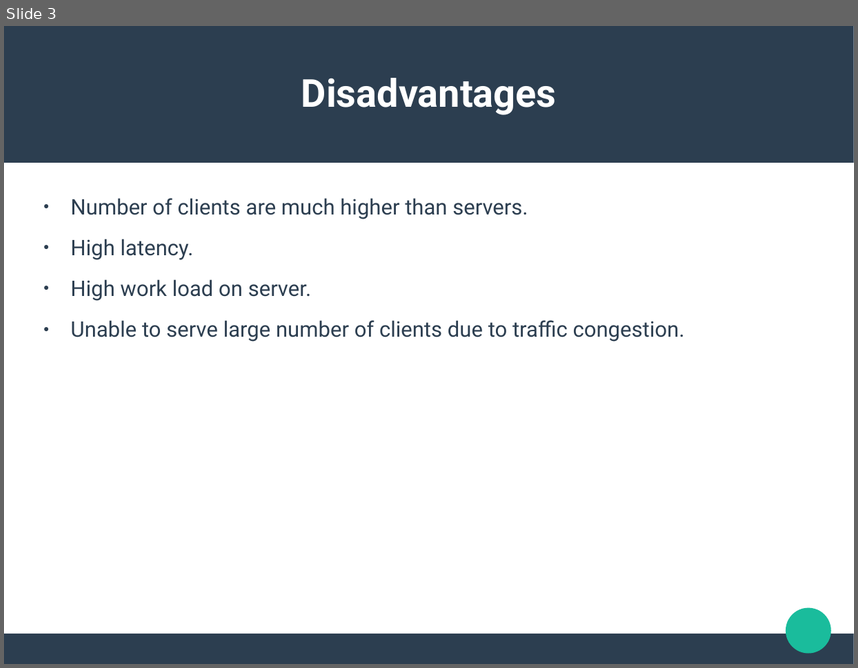
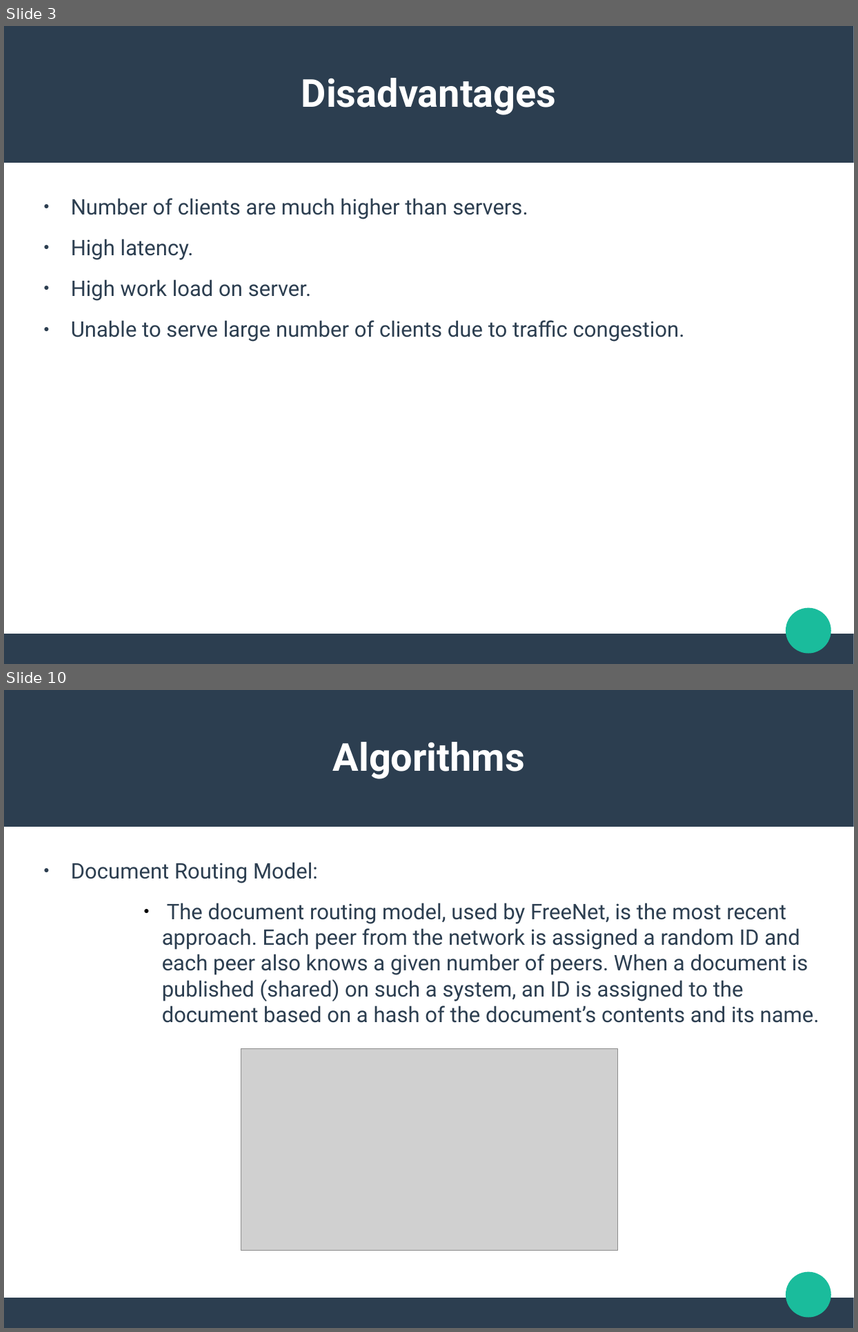
Before and after one commit to ishanjoshi02/TeSeminar, a slide deck: Presentation/Neeraj/Presentation.pptx. Shown one above the other, each under a label of ours: slide 3 before the commit, slides 3 and 10 after it; the slides between them are not shown. The pictures are 858x668 and 858x1332 pixels, drawn with LibreOffice and Linux fonts; fonts in the diff are those of the drawing; grey boxes stand for pictures. Boxes give left, top, right and bottom in pixels: in the first picture for what was removed or moved away, otherwise in the second. Text is boxed around its words. In the diff, an @@ line names an element or a change of style, - is before the commit and + after.

```diff
--- a/Presentation/Neeraj/Presentation.pptx
+++ b/Presentation/Neeraj/Presentation.pptx
@@ slide 10 added at [4, 690, 854, 1328], background #FFFFFF; not listed: 3 template elements that a slide beside it also shows @@
@@ text added at [333, 742, 525, 779], 36 pt, text #FFFFFF, bold @@
+Algorithms
@@ text added at [71, 862, 820, 1023], 20 pt, text #2C3E50 @@
+● Document Routing Model:
+            ● The document routing model, used by FreeNet, is the most recent approach. Each peer from the network is assigned a random ID and each peer also knows a given number of peers. When a document is published (shared) on such a system, an ID is assigned to the document based on a hash of the document’s contents and its name.
@@ picture added at [241, 1049, 618, 1250] @@
```
Also in this commit, not shown: 2 slides changed, 6 other slides added, 2 slides removed, 8 other files.
